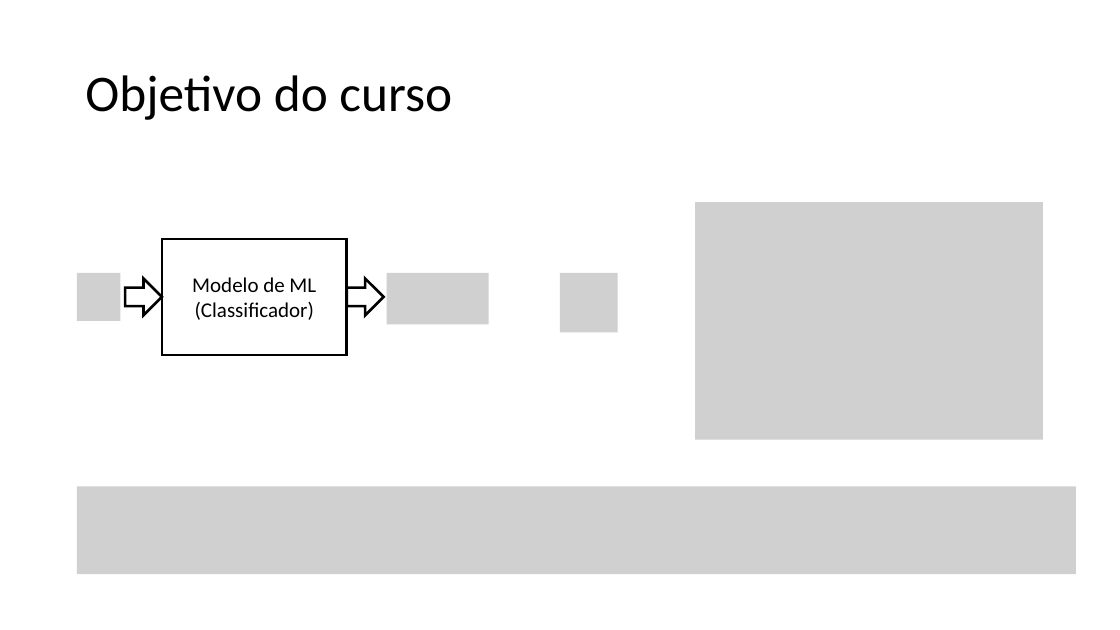
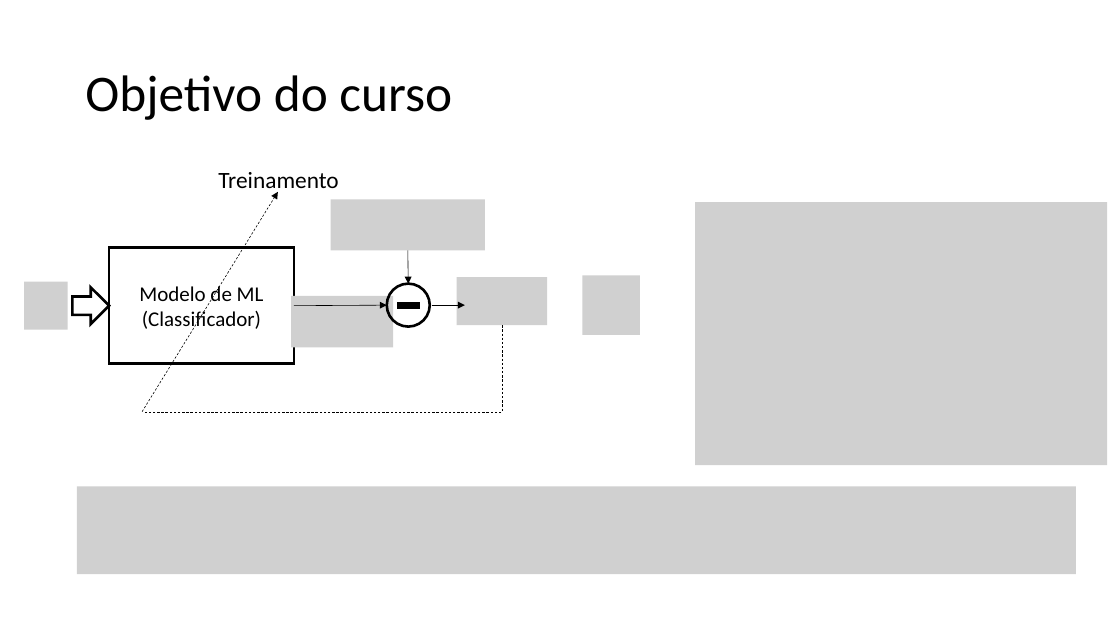
Before and after one commit to zz4fap/t320_aprendizado_de_maquina, a slide deck: slide 6 of slides/Lab1_Ex2.pptx (slide 5 before the commit). Drawn at 1120x630 pixels with LibreOffice and Linux fonts; fonts in the diff are those of the drawing; grey boxes stand for pictures. Boxes give left, top, right and bottom in pixels: in the first picture for what was removed or moved away, otherwise in the second. Text is boxed around its words. In the diff, an @@ line names an element or a change of style, - is before the commit and + after.

```diff
--- a/slides/Lab1_Ex2.pptx
+++ b/slides/Lab1_Ex2.pptx
@@ text added at [218, 172, 339, 194], 20 pt, text #000000 @@
+Treinamento
@@ arrow added from (142, 412) to (278, 192), #000000 0.5 pt dashed @@
@@ picture added at [331, 199, 486, 250] @@
@@ picture: place and size @@
-picture at [696, 202, 1044, 440]
+picture at [696, 202, 1107, 465]
@@ rectangle "Modelo de ML": place and size @@
-rectangle "Modelo de ML" at [162, 239, 347, 355]
+rectangle "Modelo de ML" at [109, 248, 294, 364]
@@ arrow added from (408, 250) to (408, 284), #000000 0.5 pt @@
@@ picture added at [24, 281, 68, 329] @@
@@ right arrow: place and size @@
-right arrow at [125, 279, 162, 316]
+right arrow at [72, 287, 109, 324]
@@ picture removed at [77, 273, 121, 321] @@
@@ picture added at [292, 296, 394, 347] @@
@@ right arrow removed at [347, 279, 384, 316] @@
@@ picture removed at [386, 273, 489, 324] @@
@@ ellipse added at [386, 284, 429, 327], outline #000000 2.25 pt @@
@@ math minus added at [393, 292, 423, 318], fill #000000, outline #000000 1 pt @@
@@ picture added at [457, 277, 548, 325] @@
@@ picture: place and size @@
-picture at [560, 273, 618, 333]
+picture at [582, 276, 640, 335]
@@ elbow line added from (502, 325) to (143, 412), #000000 0.5 pt dashed @@
@@ arrow added from (294, 306) to (386, 305), #000000 0.5 pt @@
@@ arrow added from (432, 305) to (465, 305), #000000 0.5 pt @@
```
Also in this commit, not shown: 2 other slides changed, 1 slide added, 3 other files.
